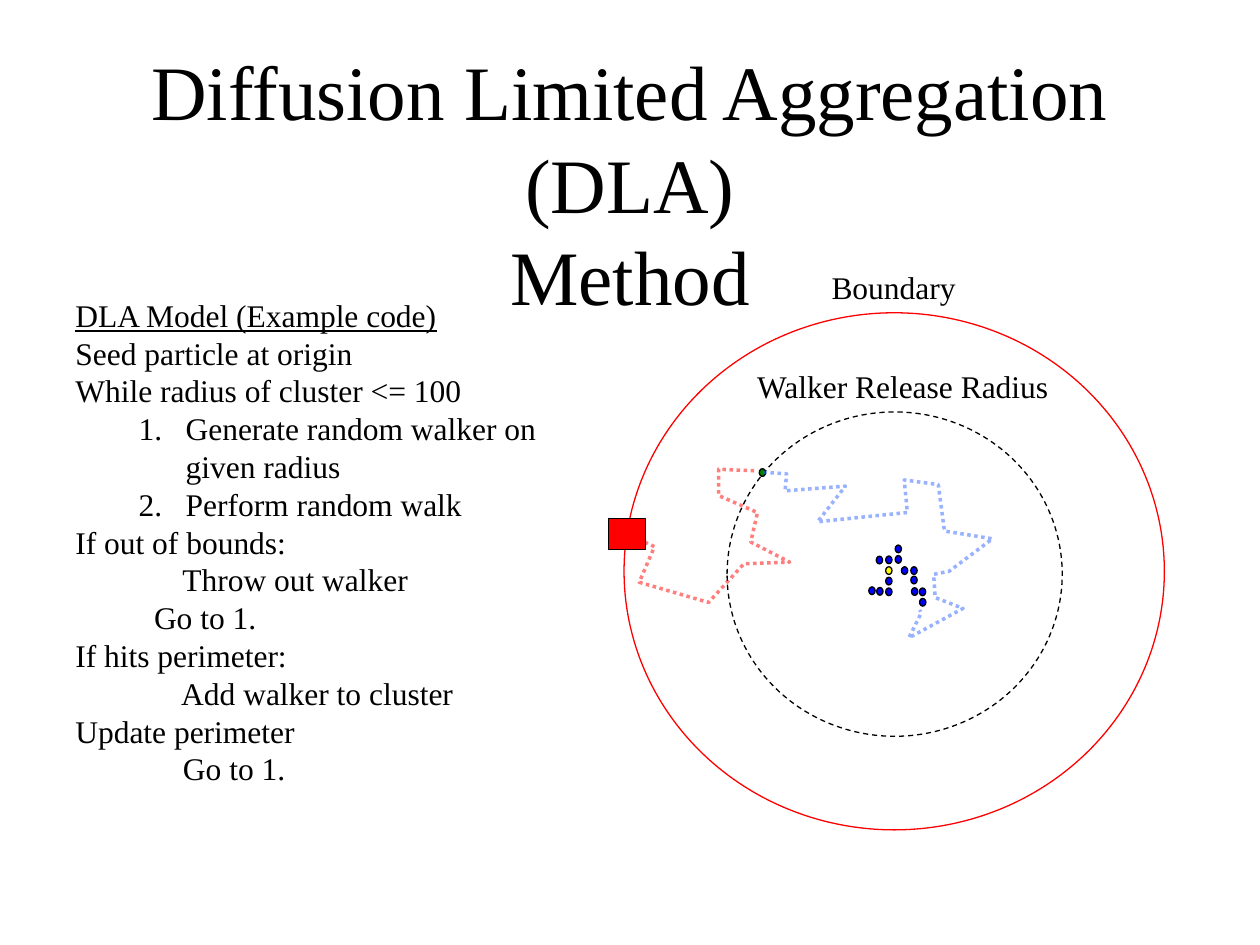
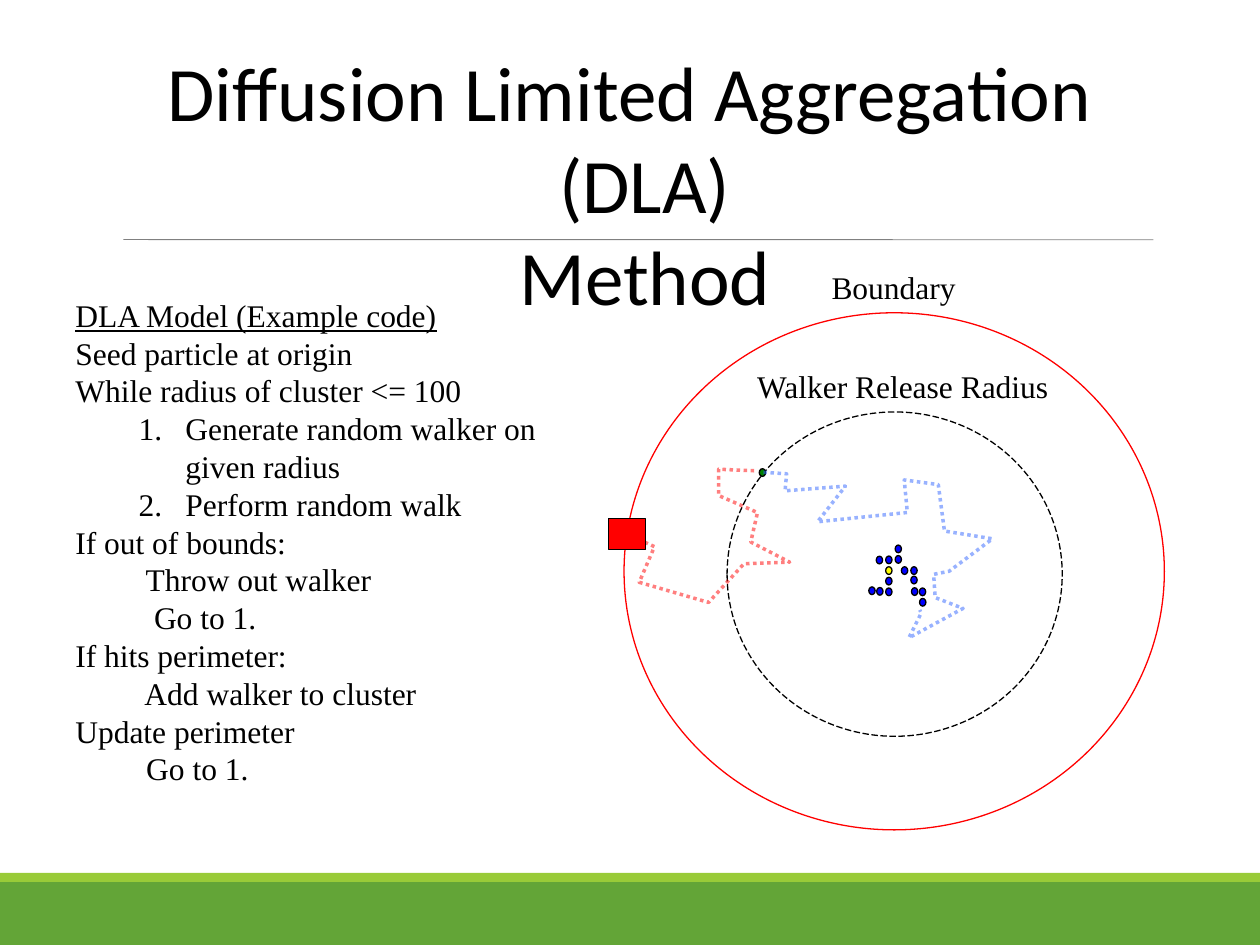
Before and after one commit to keweiyao/PHY566-project, a slide deck: slide 5 of Merged_GroupProject1A_Pres.ppt. Drawn at 1260x945 pixels with LibreOffice and Linux fonts; fonts in the diff are those of the drawing. Boxes give left, top, right and bottom in pixels: in the first picture for what was removed or moved away, otherwise in the second. Text is boxed around its words. In the diff, an @@ line names an element or a change of style, - is before the commit and + after.

```diff
--- a/Merged_GroupProject1A_Pres.ppt
+++ b/Merged_GroupProject1A_Pres.ppt
@@ text "Diffusion Limited Aggregation (DLA) Method" at bbox=[168, 67, 1091, 306]: font Times New Roman to Calibri; indent changed @@
@@ line added from (123, 239) to (1153, 239), #808080 0.51 pt @@
@@ text "DLA Model (Example code)" at bbox=[75, 305, 536, 781]: indent changed @@
@@ ellipse at bbox=[727, 412, 1062, 736]: outline #000000 0.74 pt dashed to #000000 0.74 pt @@
@@ rectangle added at bbox=[0, 882, 1260, 945], fill #63A537 @@
@@ rectangle added at bbox=[0, 873, 1260, 882], fill #99CB38 @@
```
Also in this commit, not shown: 7 other slides changed, 2 other files.
